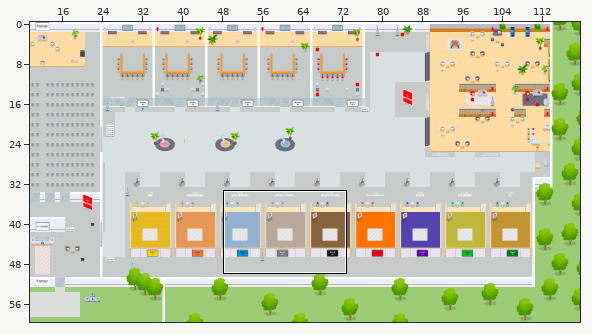
Level history. Tiled map (JSON): map.tmj. Above: a wide view before the commit, with the close-up outlined.
Close-up. Old version:
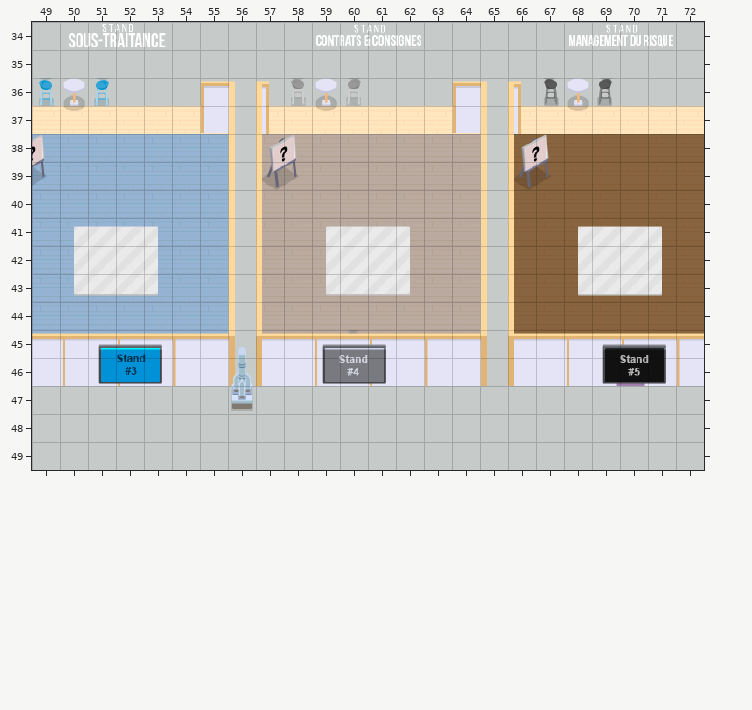
Cells are 32x32 px. Shown: x 49..72, y 34..49. The commit also changed other parts of the map, which this record leaves out.
And afterwards:
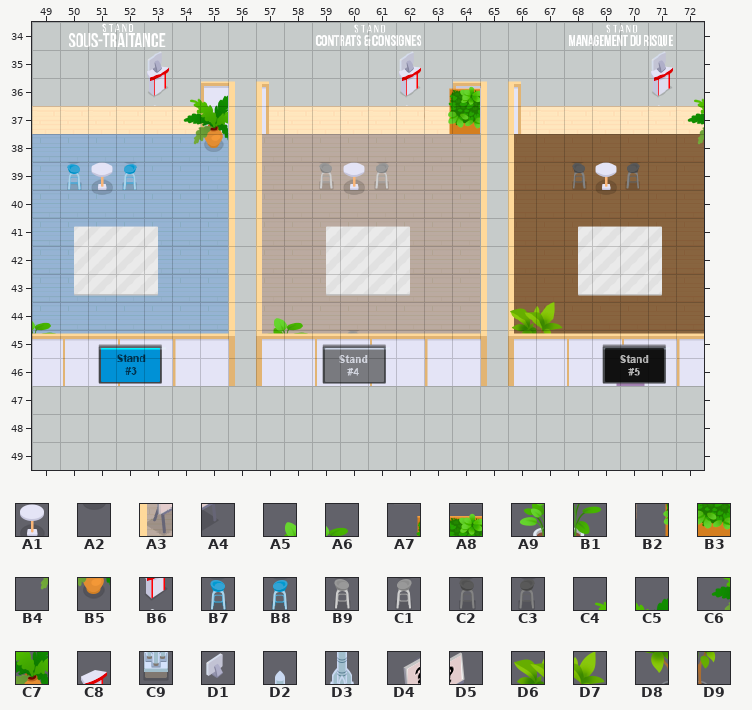
Key: from "Chunk 1": A1 133, A2 134, A3 135, A4 136; from "Chunk 2": A5 17, A6 18, A7 19, A8 20, A9 22, B1 23, B2 33, B3 34, B4 60, B5 61, B6 102 flipped left-right, B7 129, B8 129 flipped left-right, B9 130, C1 130 flipped left-right, C2 131, C3 131 flipped left-right, C4 155, C5 156, C6 158, C7 159, C8 171 flipped left-right, C9 184, D1 185 flipped left-right, D2 201, D3 202, D4 203, D5 204, D6 228, D7 229, D8 234, D9 235.
__ is an empty cell, .. an unchanged one.
See-through tiles are keyed as they look on the map.
The exact change:
--- layer "floor/floor2"
@@ x 50..68 @@
-36 A1 .. .. .. .. .. .. .. .. A1 .. .. .. .. .. .. .. .. A1
-37 A2 .. .. .. .. .. .. .. .. A2 .. .. .. .. .. .. .. .. A2
+36 __ .. .. .. .. .. .. .. .. __ .. .. .. .. .. .. .. .. __
+37 __ .. .. .. .. .. .. .. .. __ .. .. .. .. .. .. .. .. __
@@ x 49..69 @@
-39 A4 .. __ .. .. .. .. .. A3 A4 .. __ .. .. .. .. .. A3 A4 .. __
-40 .. .. __ .. .. .. .. .. .. .. .. __ .. .. .. .. .. .. .. .. __
+39 __ .. A1 .. .. .. .. .. __ __ .. A1 .. .. .. .. .. __ __ .. A1
+40 .. .. A2 .. .. .. .. .. .. .. .. A2 .. .. .. .. .. .. .. .. A2
--- layer "furniture/furniture1"
@@ x 49..71 @@
-36 B7 .. B8 .. __ .. .. .. .. B9 .. C1 .. __ .. .. .. .. C2 .. C3 .. __
+36 __ .. __ .. B6 .. .. .. .. __ .. __ .. B6 .. .. .. .. __ .. __ .. B6
@@ x 50..70 @@
-39 __ .. __ .. .. .. .. .. .. __ .. __ .. .. .. .. .. .. __ .. __
+39 B7 .. B8 .. .. .. .. .. .. B9 .. C1 .. .. .. .. .. .. C2 .. C3
--- layer "furniture/furniture3"
@@ x 56..56 @@
-47 C9
+47 __
--- layer "above/above0"
@@ x 53..71 @@
-35 __ .. .. .. .. .. .. .. .. __ .. .. .. .. .. .. .. .. __
+35 C8 .. .. .. .. .. .. .. .. C8 .. .. .. .. .. .. .. .. C8
@@ x 49..67 @@
-38 D5 .. .. .. .. .. .. .. D4 D5 .. .. .. .. .. .. .. D4 D5
+38 __ .. .. .. .. .. .. .. __ __ .. .. .. .. .. .. .. __ __
@@ x 49..67 @@
-44 __ .. .. .. .. .. .. .. __ __ .. .. .. .. .. .. .. __ __
-45 __ .. .. .. .. .. .. D2 __ __ .. .. .. .. .. .. .. __ __
-46 .. .. .. .. .. .. .. D3 .. .. .. .. .. .. .. .. .. .. ..
+44 A6 .. .. .. .. .. .. .. A5 A6 .. .. .. .. .. .. .. D6 D7
+45 B1 .. .. .. .. .. .. __ A9 B1 .. .. .. .. .. .. .. D8 D9
+46 .. .. .. .. .. .. .. __ .. .. .. .. .. .. .. .. .. .. ..
--- layer "above/above1"
@@ x 53..71 @@
-35 __ .. .. .. .. .. .. .. .. __ .. .. .. .. .. .. .. .. __
+35 D1 .. .. .. .. .. .. .. .. D1 .. .. .. .. .. .. .. .. D1
--- layer "above/above3"
@@ x 54..72 @@
-36 __ __ .. .. .. .. .. .. .. __ __ .. .. .. .. .. .. .. __
-37 __ __ .. .. .. .. .. .. .. __ __ .. .. .. .. .. .. .. __
-38 __ __ .. .. .. .. .. .. .. .. .. .. .. .. .. .. .. .. __
+36 C4 C5 .. .. .. .. .. .. .. A7 A8 .. .. .. .. .. .. .. C4
+37 C6 C7 .. .. .. .. .. .. .. B2 B3 .. .. .. .. .. .. .. C6
+38 B4 B5 .. .. .. .. .. .. .. .. .. .. .. .. .. .. .. .. B4
